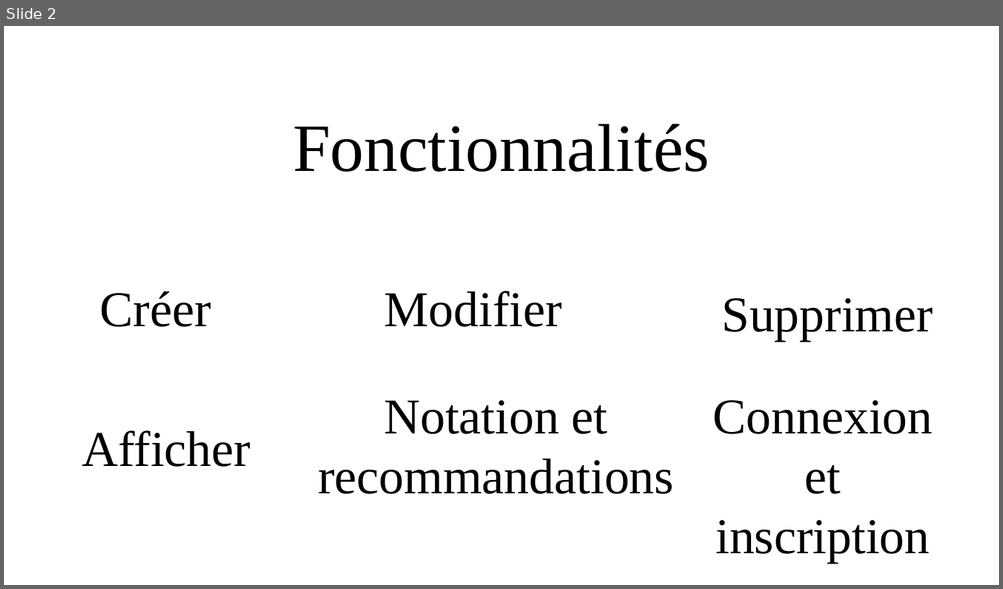
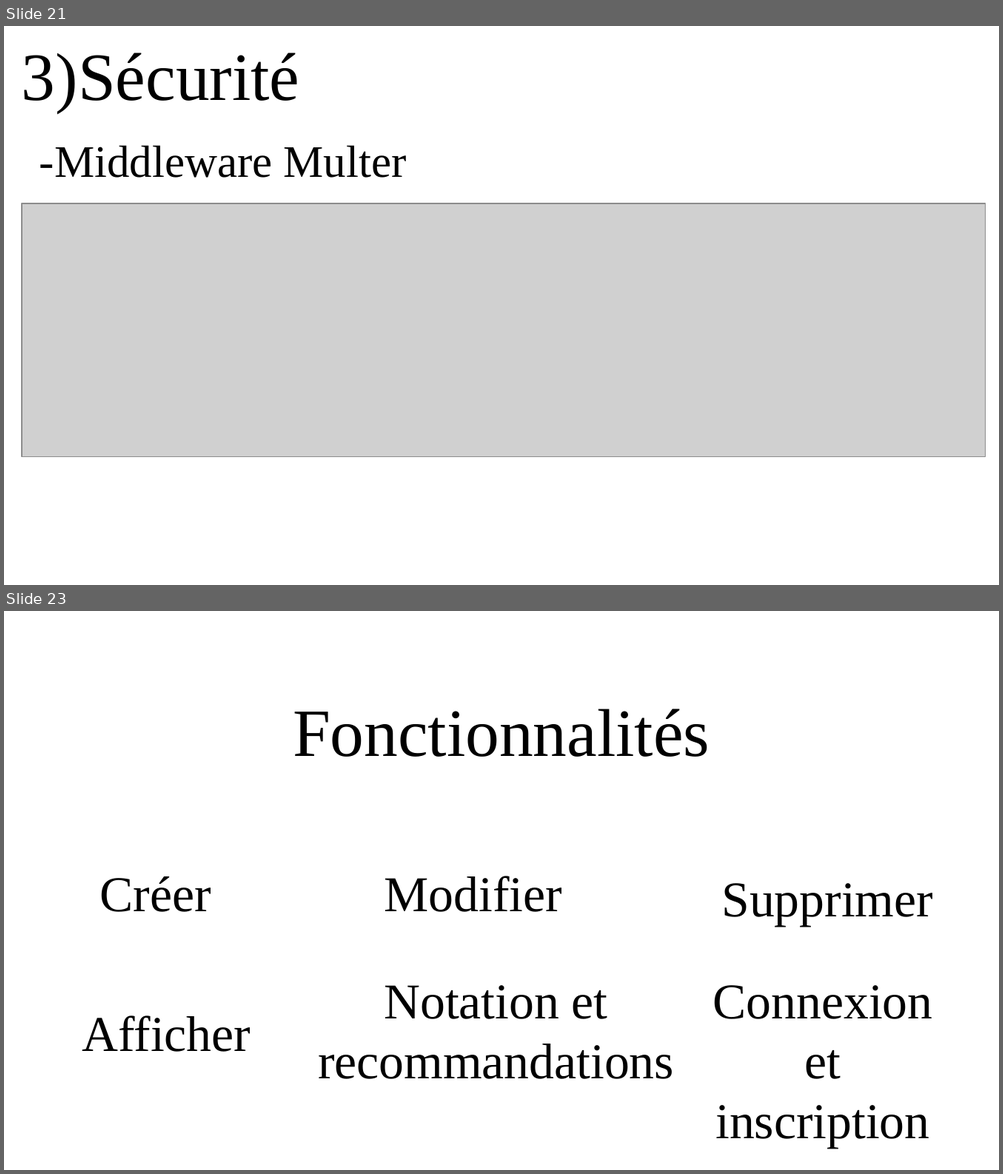
Before and after one commit to zakari9959/Projet7_Openclassrooms, a slide deck: Support_de_présentation.odp. Shown one above the other, each under a label of ours: slide 2 before the commit, slides 21 and 23 after it; the slides between them are not shown. The pictures are 1003x589 and 1003x1174 pixels, drawn with LibreOffice and Linux fonts; fonts in the diff are those of the drawing; grey boxes stand for pictures; background and template pictures are left out. Boxes give left, top, right and bottom in pixels: in the first picture for what was removed or moved away, otherwise in the second. Text is boxed around its words. In the diff, an @@ line names an element or a change of style, - is before the commit and + after.

```diff
--- a/Support_de_présentation.odp
+++ b/Support_de_présentation.odp
@@ slide 21 added at (x1=4, y1=26, x2=999, y2=585), background picture (left out) @@
@@ title added at (x1=22, y1=53, x2=299, y2=113), 54 pt, text #000000 @@
+3)Sécurité
@@ title added at (x1=40, y1=145, x2=407, y2=178), 36 pt, text #000000 @@
+-Middleware Multer
@@ picture added at (x1=22, y1=204, x2=985, y2=457) @@
@@ what was slide 2 is now slide 23 @@
```
Also in this commit, not shown: 1 slide changed, 20 other slides added, 2 other files.
